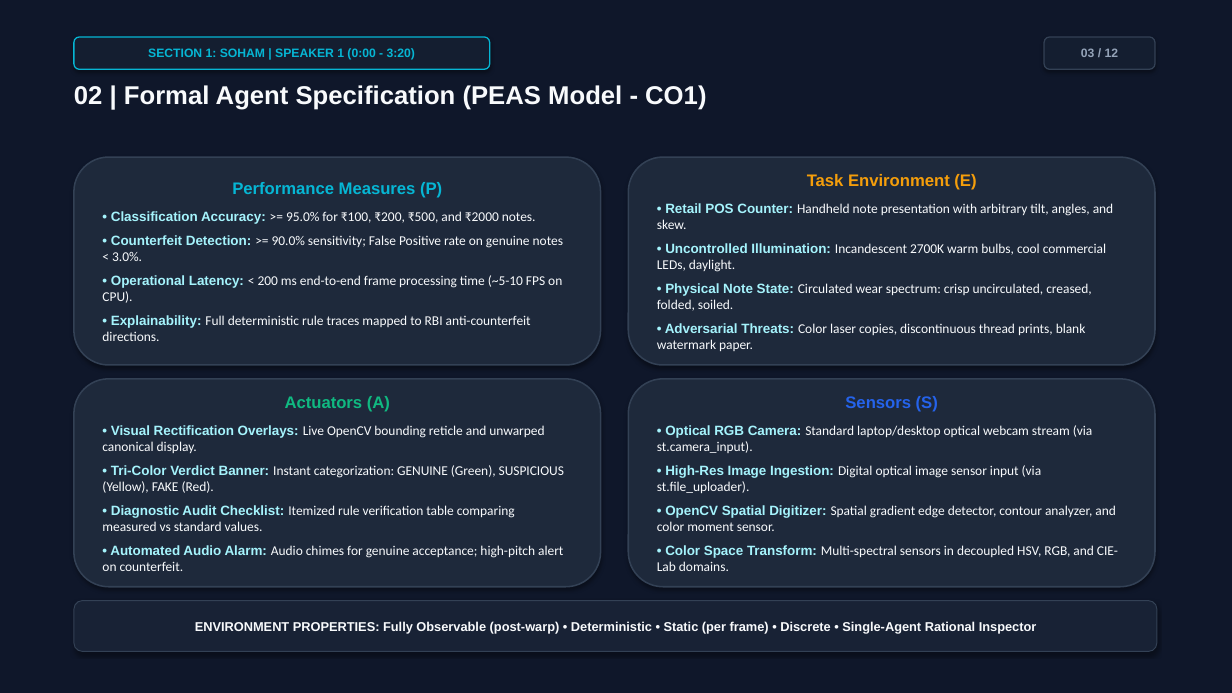
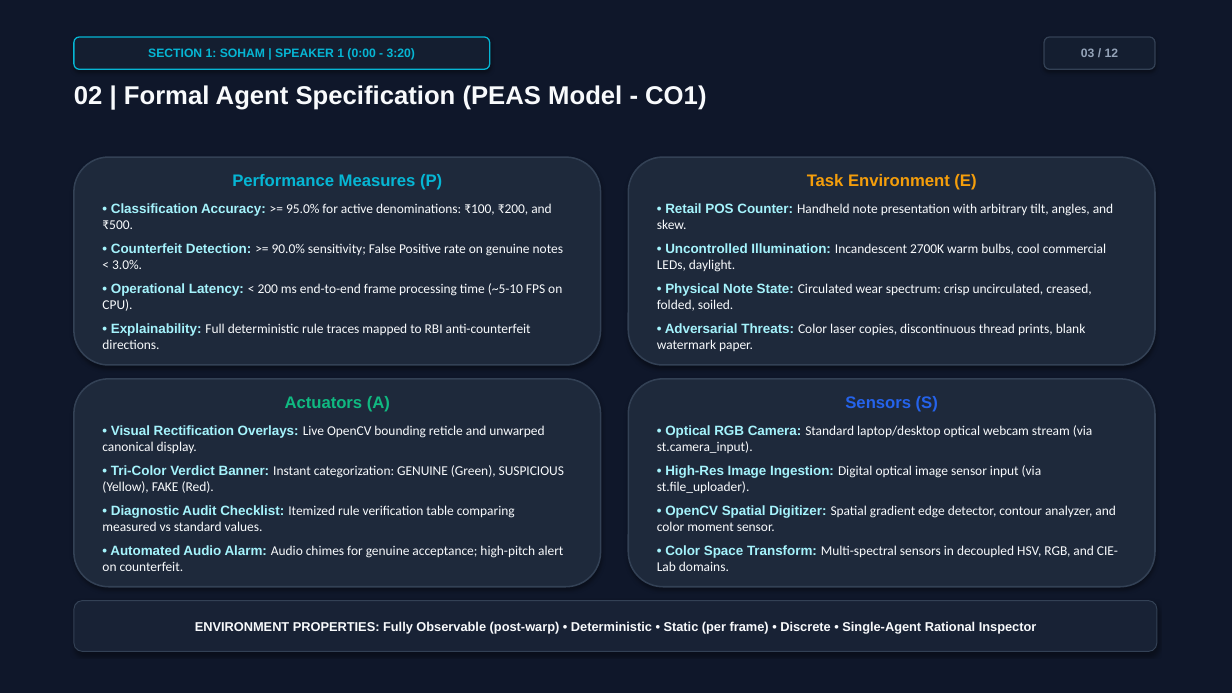
Before and after one commit to Soham51826/real-time-currency-counterfeit-checker, a slide deck: slide 3 of CurrencyGuard_AI_Defense_Presentation.pptx. Drawn at 1232x693 pixels with LibreOffice and Linux fonts; fonts in the diff are those of the drawing. Boxes give left, top, right and bottom in pixels: in the first picture for what was removed or moved away, otherwise in the second. Text is boxed around its words. In the diff, an @@ line names an element or a change of style, - is before the commit and + after.

```diff
--- a/CurrencyGuard_AI_Defense_Presentation.pptx
+++ b/CurrencyGuard_AI_Defense_Presentation.pptx
@@ text in rounded rectangle at <box>102,203,552,229</box>: text changed @@
-• Classification Accuracy: >= 95.0% for ₹100, ₹200, ₹500, and ₹2000 notes.
+• Classification Accuracy: >= 95.0% for active denominations: ₹100, ₹200, and ₹500.
```
Also in this commit, not shown: 4 other slides changed, 28 other files.
